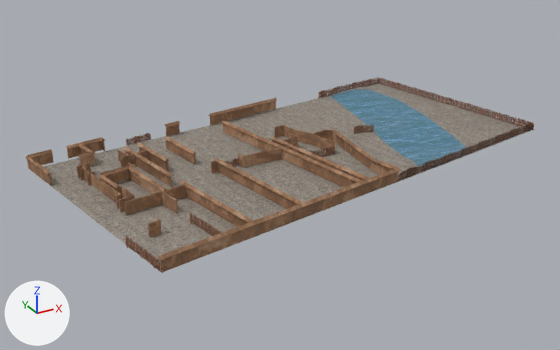
An edit to the COLLADA model Vilo3D/Models/IDL/Etape0/IDL_Etape0.dae, drawn before and after from the same camera.
Rendered twice from a 50 mm lens placed at (-273.0, -487.0, 224.0), pointed at (-10.0, -8.0, -16.0). The lights are fixed; the arrows at lower left show +X, +Y and +Z. Where no turn or scale is listed for an object, it has been applied to the vertices.

Script lines for the objects in view, before the commit:
```python
me_haies = bpy.data.meshes.new('Haies')
me_haies.from_pydata(...)  # 11499 vertices, 21086 faces; spans x -158.0..201.0, y -127.0..111.0, z -1.0..7.0
me_haies.materials.append(mat_haiessg)  # picture img_haies_d_jpg
me_lac = bpy.data.meshes.new('Lac')
me_lac.from_pydata(...)  # 14 vertices, 12 faces; spans x 69.0..152.0, y -83.0..105.0, z 0.0
me_lac.materials.append(mat_lacsg)  # picture img_water_jpg
me_murs = bpy.data.meshes.new('Murs')
me_murs.from_pydata(...)  # 453 vertices, 631 faces; spans x -183.0..43.0, y -126.0..91.0, z -1.0..9.0
me_murs.materials.append(mat_murssg)  # picture img_mur_diffuse_jpg
me_sol = bpy.data.meshes.new('Sol')
me_sol.from_pydata(...)  # 4 vertices, 2 faces; spans x -182.0..201.0, y -126.0..111.0, z -1.0
me_sol.materials.append(mat_solsg)  # picture img_sol_d_jpg
me_toit_murs = bpy.data.meshes.new('Toit_Murs')
me_toit_murs.from_pydata(...)  # 322 vertices, 595 faces; spans x -184.0..44.0, y -128.0..92.0, z 8.0..10.0
me_toit_murs.materials.append(mat_toit_murssg)  # picture img_mur_diffuse_jpg
# before: 124 (-86.0, -113.0, 10.0) at pixel (252, 221), 125 (-86.0, -113.0, 10.0) at pixel (253, 220), 127 (-86.0, -113.0, 10.0) at pixel (253, 220), 130 (-84.0, -113.0, 9.0), 131 (-85.0, -113.0, 8.0)
# before: 134 (-88.0, -113.0, 8.0), 135 (-88.0, -113.0, 8.0), 137 (-86.0, -113.0, 10.0) at pixel (253, 221)
ob_haies = bpy.data.objects.new('Haies', me_haies)
ob_haies.location = (0.0, 0.0, 0.0)
ob_lac = bpy.data.objects.new('Lac', me_lac)
ob_lac.location = (0.0, 0.0, 0.0)
ob_murs = bpy.data.objects.new('Murs', me_murs)
ob_murs.location = (0.0, 0.0, 0.0)
ob_sol = bpy.data.objects.new('Sol', me_sol)
ob_sol.location = (0.0, 0.0, 0.0)
ob_toit_murs = bpy.data.objects.new('Toit_Murs', me_toit_murs)
ob_toit_murs.location = (0.0, 0.0, 0.0)
```
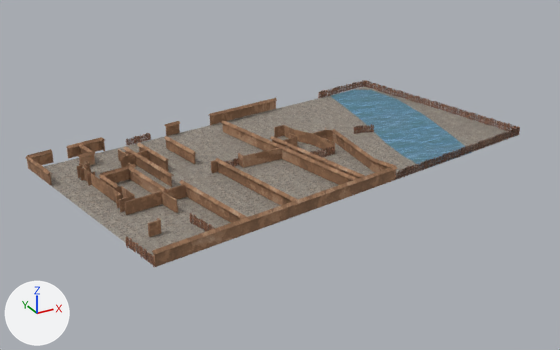
What differs and where, as boxes [x1, y1, x2, y2] in the pictures (560 x 350 px; the box of a moved part takes in the faces that stretch with it):
'Sol', reshaped: before [37, 83, 531, 271]; after [44, 87, 518, 266]
'Murs', reshaped: before [27, 101, 399, 273]; after [27, 101, 396, 267]
'Toit_Murs', reshaped: before [26, 98, 401, 260]; after [26, 98, 398, 254]
'Haies', reshaped: before [126, 77, 534, 273]; after [126, 80, 520, 267]
part 2 of me_toit_murs, moved or reshaped: before [157, 159, 401, 260]; after [152, 159, 398, 254]
part 3 of me_toit_murs, moved or reshaped: before [179, 180, 253, 223]; after [179, 180, 247, 219]
part 4 of me_haies, deleted (brown): before [155, 77, 534, 273]
part 5 of me_haies, built on: before [365, 79, 523, 152]; after [362, 81, 520, 180]
part 6 of me_murs, rebuilt: before [160, 171, 399, 273]; after [153, 170, 396, 267]
part 7 of me_murs, moved or reshaped: before [218, 163, 298, 209]; after [218, 163, 292, 206]

The change in detail:
me_haies is used by ob_haies; location (0.0, 0.0, 0.0).
me_haies had 11499 vertices, 21086 faces and spanned x -158.0..201.0, y -127.0..111.0, z -1.0..7.0.
me_haies now has 10551 vertices, 19330 faces and spans x -158.0..184.0, y -118.0..109.0, z -1.0..7.0.
me_haies part 4: 197 loose pieces with 4767 vertices, spanning x -152.0..201.0, y -127.0..111.0, z -1.0..6.0, are deleted.
me_haies part 5: 121 vertices moved within x 118.0..183.0, y -73.0..108.0, z -1.0..6.0; 676 vertices removed from x 118.0..199.0, y -73.0..111.0, z -1.0..6.0; 4631 vertices added at x 38.0..183.0, y -86.0..109.0, z -1.0..6.0.
me_murs is used by ob_murs; location (0.0, 0.0, 0.0).
me_murs had 453 vertices, 631 faces and spanned x -183.0..43.0, y -126.0..91.0, z -1.0..9.0.
me_murs no longer uses material mat_murssg (picture img_mur_diffuse_jpg).
me_murs now has 448 vertices, 628 faces and spans x -183.0..43.0, y -119.0..91.0, z -1.0..9.0.
me_murs part 6: the loose piece of 9 vertices spanning x -151.0..40.0, y -126.0..-89.0, z 0.0..9.0 is rebuilt with 8 vertices and now spans x -151.0..40.0, y -119.0..-85.0, z 0.0..9.0, in mat_toit_murssg (picture img_mur_diffuse_jpg).
me_murs part 7: 1 vertex moved from x -47.0, y -106.0, z 0.0 to x -48.0, y -101.0, z 0.0; 3 vertices removed from x -47.0..-46.0, y -106.0, z 0.0..9.0; 3 vertices added at x -48.0..-47.0, y -101.0, z 0.0..9.0.
me_murs now uses material mat_toit_murssg (picture img_mur_diffuse_jpg).
me_toit_murs has 322 vertices, 595 faces and spans x -184.0..44.0, y -128.0..92.0, z 8.0..10.0.
me_toit_murs is used by ob_toit_murs; location (0.0, 0.0, 0.0).
me_toit_murs no longer uses material mat_toit_murssg (picture img_mur_diffuse_jpg).
me_toit_murs part 2: the loose piece of 29 vertices spanning x -152.0..42.0, y -128.0..-66.0, z 8.0..10.0 is scaled about its middle by (1, 0.873, 1), then moved by (0.0, 4.0, 0.0).
Part 3, on me_toit_murs:
Vertices 124, 125, 127, 130, 131, 134, 135, 137 of me_toit_murs move by (-1.0, 6.0, 0.0).
me_toit_murs now uses material mat_murssg (picture img_mur_diffuse_jpg).
me_sol has 4 vertices, 2 faces and spans x -182.0..201.0, y -126.0..111.0, z -1.0.
me_sol is used by ob_sol; location (0.0, 0.0, 0.0).
Part 1, on me_sol:
Vertex 0 of me_sol moves from (-150.0, -126.0, -1.0) at pixel (161, 272) to (-150.0, -119.0, -1.0) at pixel (156, 266).
Vertex 1 of me_sol moves from (201.0, -58.0, -1.0) at pixel (532, 129) to (183.0, -62.0, -1.0) at pixel (519, 134).
Vertex 2 of me_sol moves from (166.0, 111.0, -1.0) at pixel (378, 83) to (149.0, 108.0, -1.0) at pixel (365, 86).
